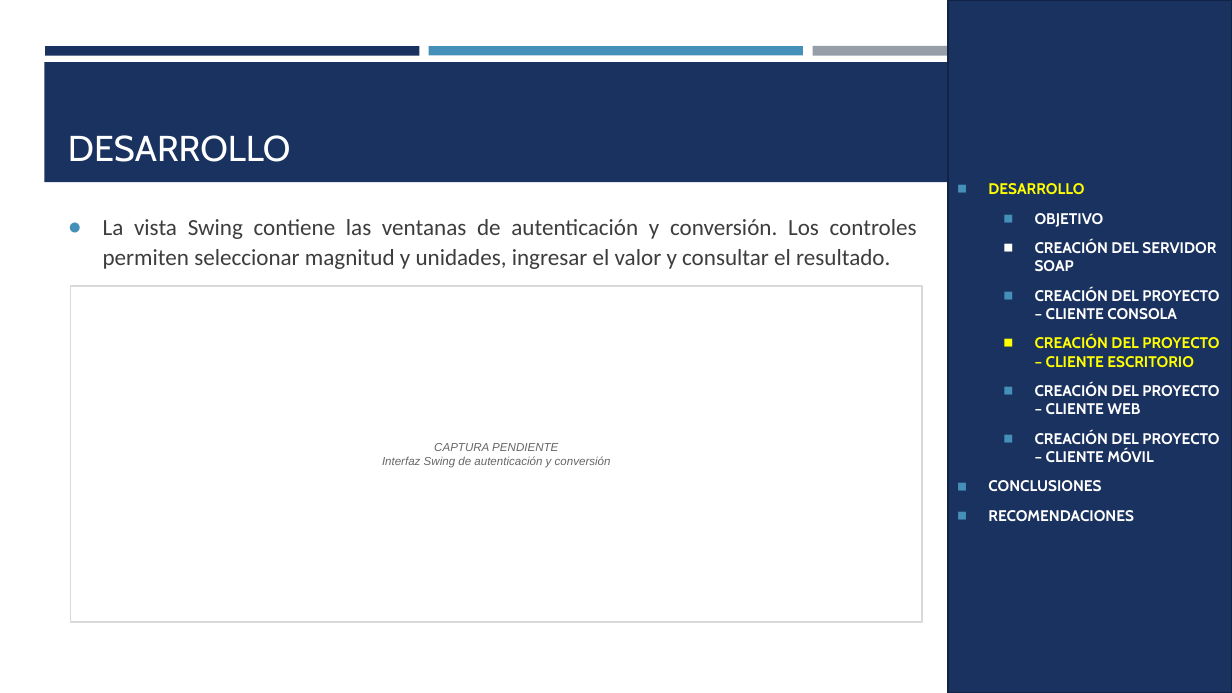
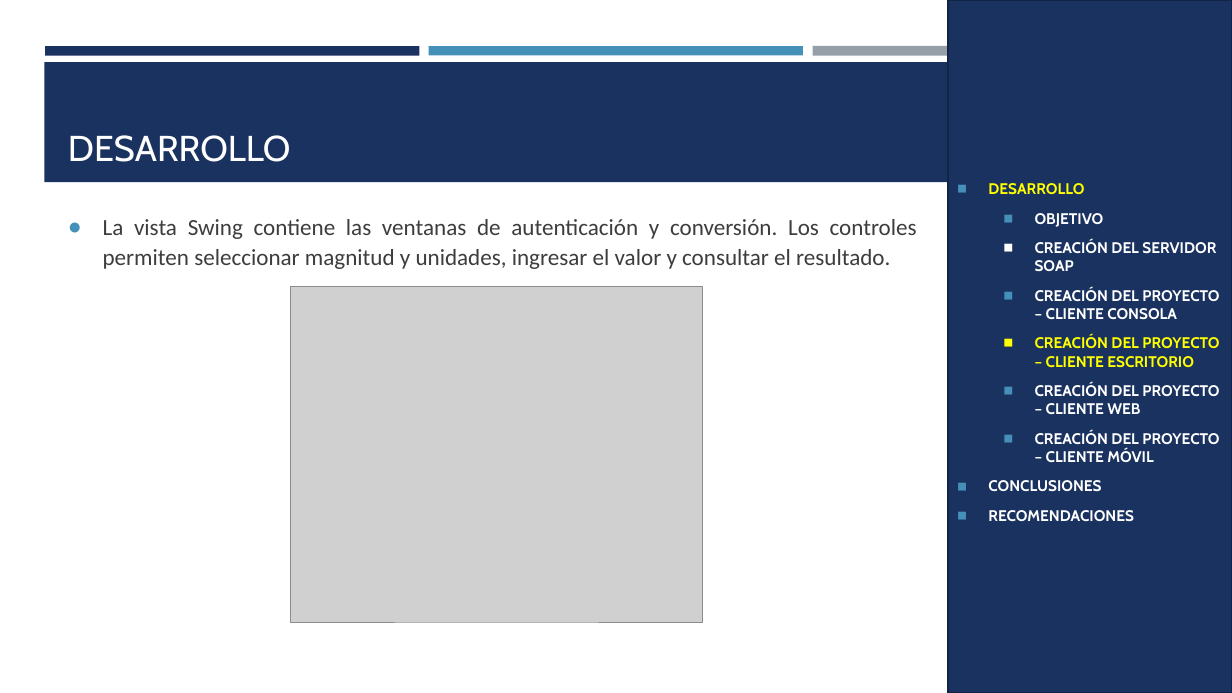
Before and after one commit to JulioViche/u1-sw-arch, a slide deck: slide 15 of TI.1.1. PAO202651_SOAP_JAVA_SINBDD_NRC36884_GR09/05. DOCUMENTACION/CONVUNI_SOAP_JAVA_GR09.pptx. Drawn at 1232x693 pixels with LibreOffice and Linux fonts; fonts in the diff are those of the drawing; grey boxes stand for pictures. Boxes give left, top, right and bottom in pixels: in the first picture for what was removed or moved away, otherwise in the second. Text is boxed around its words. In the diff, an @@ line names an element or a change of style, - is before the commit and + after.

Commit message:
docs(soap-java): completar manual y capturas de clientes
Actualiza el manual técnico y la presentación con capturas de los clientes de consola, escritorio, web y móvil, además de la evidencia del servidor y WSDL.

Conserva a Murillo Medina, Gabriel Omar y Viche Castillo, Julio Enrique en orden alfabético. Corrige las figuras del proyecto móvil y presenta LoginController y ConversionController como texto editable con sus rótulos y líneas legibles.

Incluye las capturas y la versión Markdown del manual. El DOCX se abrió en Word y se revisaron páginas renderizadas; la presentación se renderizó y no contiene marcadores de captura pendiente.

```diff
--- a/TI.1.1. PAO202651_SOAP_JAVA_SINBDD_NRC36884_GR09/05. DOCUMENTACION/CONVUNI_SOAP_JAVA_GR09.pptx
+++ b/TI.1.1. PAO202651_SOAP_JAVA_SINBDD_NRC36884_GR09/05. DOCUMENTACION/CONVUNI_SOAP_JAVA_GR09.pptx
@@ rectangle removed at [70,287,921,623] @@
-CAPTURA PENDIENTE
-Interfaz Swing de autenticación y conversión
@@ picture added at [290,287,702,623] @@
```
Also in this commit, not shown: 15 other slides changed, 18 other files.
